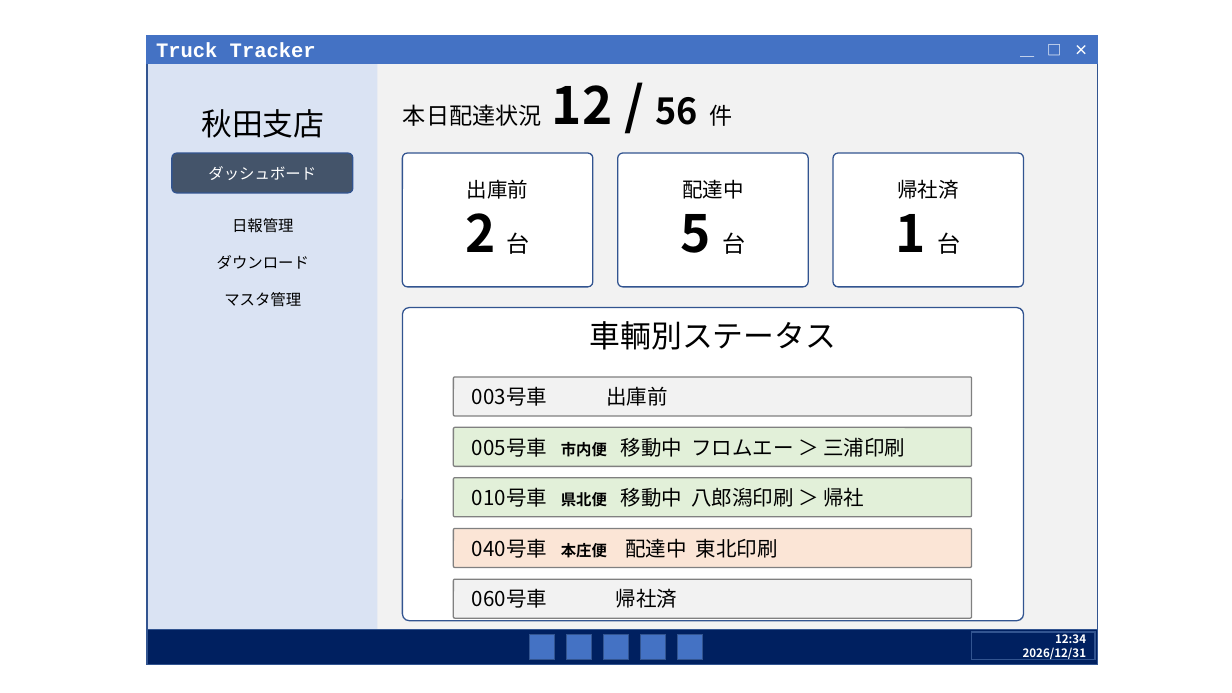
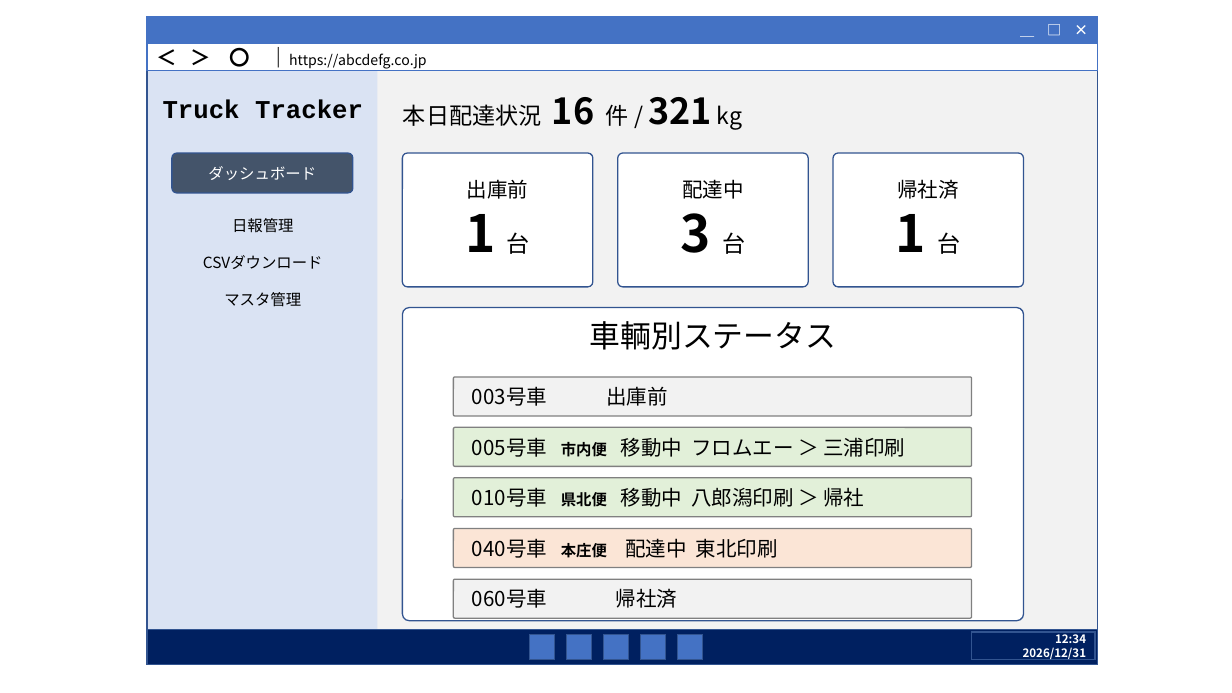
Before and after one commit to kanakuri43/truck-tracker, a slide deck: slide 2 of docs/proposal/操作イメージ.pptx. Drawn at 1232x693 pixels with LibreOffice and Linux fonts; fonts in the diff are those of the drawing. Boxes give left, top, right and bottom in pixels: in the first picture for what was removed or moved away, otherwise in the second. Text is boxed around its words. In the diff, an @@ line names an element or a change of style, - is before the commit and + after.

Commit message:
CSVダウンロード

```diff
--- a/docs/proposal/操作イメージ.pptx
+++ b/docs/proposal/操作イメージ.pptx
@@ rectangle: place and size @@
-rectangle at bbox=[147, 36, 748, 63]
+rectangle at bbox=[147, 17, 748, 43]
@@ rectangle "＿ □ ×": place and size @@
-rectangle "＿ □ ×" at bbox=[496, 36, 1097, 63]
+rectangle "＿ □ ×" at bbox=[496, 17, 1097, 43]
@@ rectangle added at bbox=[147, 43, 1098, 70], fill #FFFFFF, outline #4472C4 1 pt, 11 pt, text #000000 @@
+＜ ＞ 〇 ｜https://abcdefg.co.jp
@@ text in rectangle at bbox=[156, 43, 316, 57]: text removed @@
-Truck Tracker
@@ text in rectangle at bbox=[163, 99, 363, 119]: text changed; size 24 to 20 pt; font Noto Sans CJK JP to Courier New; bold on @@
-秋田支店
+Truck Tracker
@@ text at bbox=[403, 97, 743, 129]: text changed @@
-本日配達状況 12 / 56 件
+本日配達状況 16 件 / 321 kg
@@ text in rounded rectangle at bbox=[465, 214, 530, 254]: text changed @@
-2 台
+1 台
@@ text in rounded rectangle at bbox=[680, 213, 745, 254]: text changed @@
-5 台
+3 台
@@ text in rectangle at bbox=[203, 255, 323, 269]: text changed @@
-ダウンロード
+CSVダウンロード
```
Also in this commit, not shown: 1 other slide changed, 4 other files.
